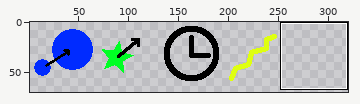
Two states of a sprite sheet, Assets/Textures/sprites/shard-icons.png. Above: a wide view before the commit, with the close-up outlined.
Close-up. Old version:
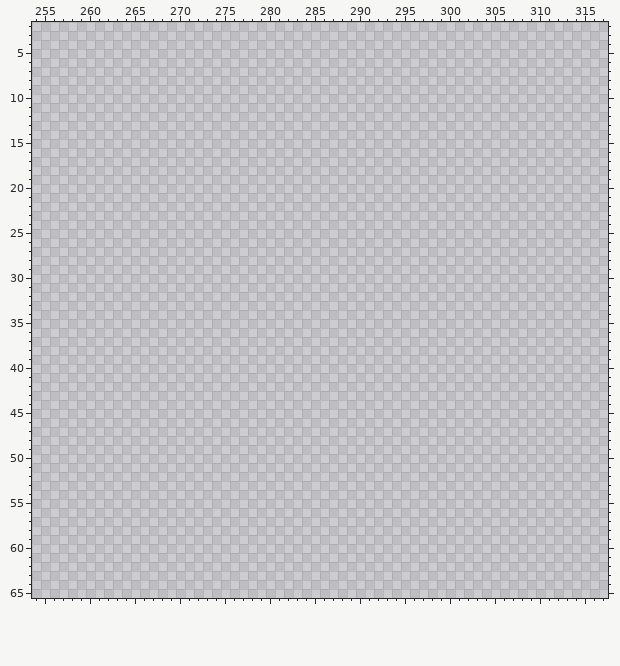
The file is 320x320 pixels. Shown: x 254..317, y 2..65. The wide view leaves out empty margins.
The same view after the edit:
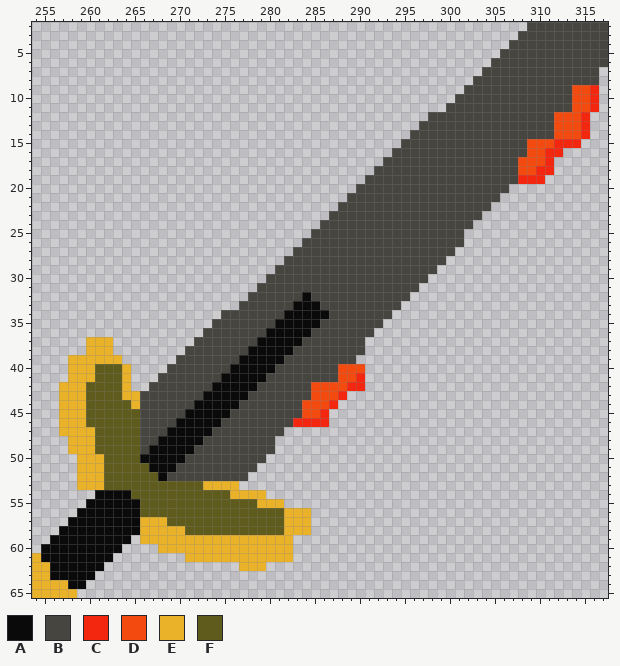
Palette (. is transparent): A #0a0a0a  B #464540  C #f3270f  D #f34b0f  E #e9b229  F #5f5b1d
The exact change:
@@ x 254..317 @@
- 2 ................................................................
- 3 ................................................................
- 4 ................................................................
- 5 ................................................................
- 6 ................................................................
- 7 ................................................................
- 8 ................................................................
- 9 ................................................................
-10 ................................................................
-11 ................................................................
-12 ................................................................
-13 ................................................................
-14 ................................................................
-15 ................................................................
-16 ................................................................
-17 ................................................................
-18 ................................................................
-19 ................................................................
-20 ................................................................
-21 ................................................................
-22 ................................................................
-23 ................................................................
-24 ................................................................
-25 ................................................................
-26 ................................................................
-27 ................................................................
-28 ................................................................
-29 ................................................................
-30 ................................................................
-31 ................................................................
-32 ................................................................
-33 ................................................................
-34 ................................................................
-35 ................................................................
-36 ................................................................
-37 ................................................................
-38 ................................................................
-39 ................................................................
-40 ................................................................
-41 ................................................................
-42 ................................................................
-43 ................................................................
-44 ................................................................
-45 ................................................................
-46 ................................................................
-47 ................................................................
-48 ................................................................
-49 ................................................................
-50 ................................................................
-51 ................................................................
-52 ................................................................
-53 ................................................................
-54 ................................................................
-55 ................................................................
-56 ................................................................
-57 ................................................................
-58 ................................................................
-59 ................................................................
-60 ................................................................
-61 ................................................................
-62 ................................................................
-63 ................................................................
-64 ................................................................
-65 ................................................................
+ 2 .......................................................BBBBBBBBB
+ 3 ......................................................BBBBBBBBBB
+ 4 .....................................................BBBBBBBBBBB
+ 5 ....................................................BBBBBBBBBBBB
+ 6 ...................................................BBBBBBBBBBBBB
+ 7 ..................................................BBBBBBBBBBBBB.
+ 8 .................................................BBBBBBBBBBBBBB.
+ 9 ................................................BBBBBBBBBBBBDDC.
+10 ...............................................BBBBBBBBBBBBBDDC.
+11 ..............................................BBBBBBBBBBBBBBDDC.
+12 ............................................BBBBBBBBBBBBBBDDDC..
+13 ...........................................BBBBBBBBBBBBBBBDDDC..
+14 ..........................................BBBBBBBBBBBBBBBBDDDC..
+15 .........................................BBBBBBBBBBBBBBDDDCCC...
+16 ........................................BBBBBBBBBBBBBBBDDCC.....
+17 .......................................BBBBBBBBBBBBBBBDDDC......
+18 ......................................BBBBBBBBBBBBBBBBDDCC......
+19 .....................................BBBBBBBBBBBBBBBBBCCC.......
+20 ....................................BBBBBBBBBBBBBBBBB...........
+21 ...................................BBBBBBBBBBBBBBBBB............
+22 ..................................BBBBBBBBBBBBBBBBB.............
+23 .................................BBBBBBBBBBBBBBBBB..............
+24 ................................BBBBBBBBBBBBBBBBB...............
+25 ...............................BBBBBBBBBBBBBBBBB................
+26 ..............................BBBBBBBBBBBBBBBBBB................
+27 .............................BBBBBBBBBBBBBBBBBB.................
+28 ............................BBBBBBBBBBBBBBBBBB..................
+29 ...........................BBBBBBBBBBBBBBBBBB...................
+30 ..........................BBBBBBBBBBBBBBBBBB....................
+31 .........................BBBBBBBBBBBBBBBBBB.....................
+32 ........................BBBBBBABBBBBBBBBBB......................
+33 .......................BBBBBBAAABBBBBBBBB.......................
+34 .....................BBBBBBBAAAAABBBBBBB........................
+35 ....................BBBBBBBAAAAABBBBBBB.........................
+36 ...................BBBBBBBAAAAABBBBBBB..........................
+37 ......EEE.........BBBBBBBAAAAABBBBBBB...........................
+38 ......EEE........BBBBBBBAAAAABBBBBBBB...........................
+39 ....EEEEEE......BBBBBBBAAAAABBBBBBBB............................
+40 ....EEEFFFE....BBBBBBBAAAAABBBBBBBDDD...........................
+41 ....EEEFFFE...BBBBBBBAAAAABBBBBBBBDDC...........................
+42 ...EEEFFFFE..BBBBBBBAAAAABBBBBBDDDDCC...........................
+43 ...EEEFFFFEEBBBBBBBAAAAABBBBBBBDDDC.............................
+44 ...EEEFFFFFEBBBBBBAAAAABBBBBBBDDDC..............................
+45 ...EEEFFFFFFBBBBBAAAAABBBBBBBBDDC...............................
+46 ...EEEFFFFFFBBBBAAAAABBBBBBBBCCCC...............................
+47 ...EEEEFFFFFBBBAAAAABBBBBBBB....................................
+48 ....EEEFFFFFBBAAAAABBBBBBBB.....................................
+49 ....EEEFFFFFBAAAAABBBBBBBBB.....................................
+50 .....EEEFFFFAAAAABBBBBBBBB......................................
+51 .....EEEFFFFFAAABBBBBBBBB.......................................
+52 .....EEEFFFFFFABBBBBBBBB........................................
+53 .....EEEFFFFFFFFFFFEEEE.........................................
+54 .......AAAAFFFFFFFFFFFEEEE......................................
+55 ......AAAAAAFFFFFFFFFFFFFEEE....................................
+56 .....AAAAAAAFFFFFFFFFFFFFFFFEEE.................................
+57 ....AAAAAAAAEEEFFFFFFFFFFFFFEEE.................................
+58 ...AAAAAAAAAEEEEEFFFFFFFFFFFEEE.................................
+59 ..AAAAAAAAA.EEEEEEEEEEEEEEEEE...................................
+60 .AAAAAAAAA....EEEEEEEEEEEEEEE...................................
+61 EAAAAAAAA........EEEEEEEEEEEE...................................
+62 EEAAAAAA...............EEE......................................
+63 EEAAAAA.........................................................
+64 EEEEAA..........................................................
+65 EEEEE...........................................................
Pixel boxes of the changes (left, top, right, bottom) in both close-ups:
added: (32, 22, 608, 598)
